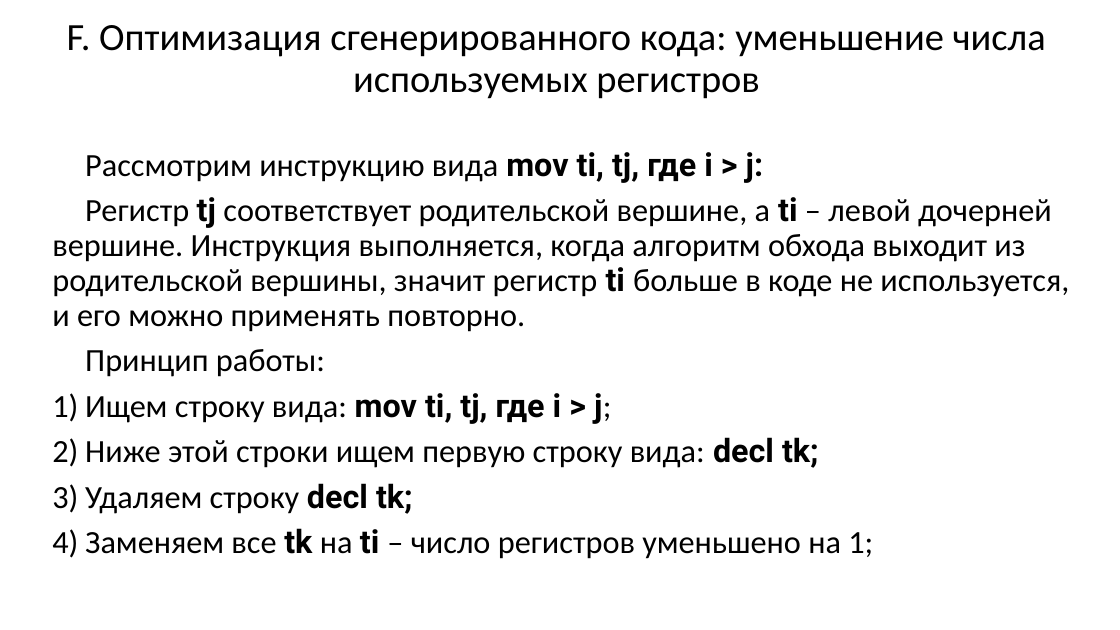
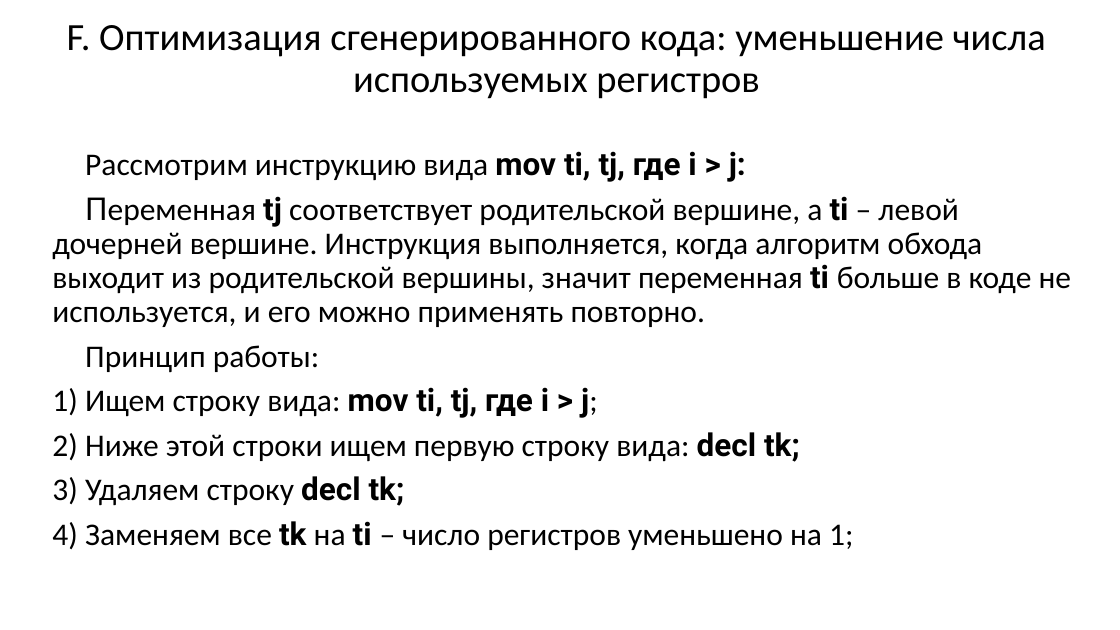
Before and after one commit to goddamnteam/korzun, a slide deck: slide 34 of task3.pptx. Drawn at 1120x630 pixels with LibreOffice and Linux fonts; fonts in the diff are those of the drawing. Boxes give left, top, right and bottom in pixels: in the first picture for what was removed or moved away, otherwise in the second. Text is boxed around its words. In the diff, an @@ line names an element or a change of style, - is before the commit and + after.

```diff
--- a/task3.pptx
+++ b/task3.pptx
@@ text at [85,151,853,550]: size 27.7 to 27 pt in "Рассмотрим инструкцию вида mov ti, tj, где ...", "Принцип работы:", "Ищем строку вида: mov ti, tj, где ...", "Ниже этой строки ищем первую строку вида: ..." and 2 more places @@
@@ text at [52,196,1071,327]: text changed; size 27.7 to 27 pt @@
-Регистр tj соответствует родительской вершине, а ti – левой дочерней вершине. Инструкция выполняется, когда алгоритм обхода выходит из родительской вершины, значит регистр ti больше в коде не используется, и его можно применять повторно.
+Переменная tj соответствует родительской вершине, а ti – левой дочерней вершине. Инструкция выполняется, когда алгоритм обхода выходит из родительской вершины, значит переменная ti больше в коде не используется, и его можно применять повторно.
```
Also in this commit, not shown: 33 other slides changed, 1 slide added, 1 slide removed.
